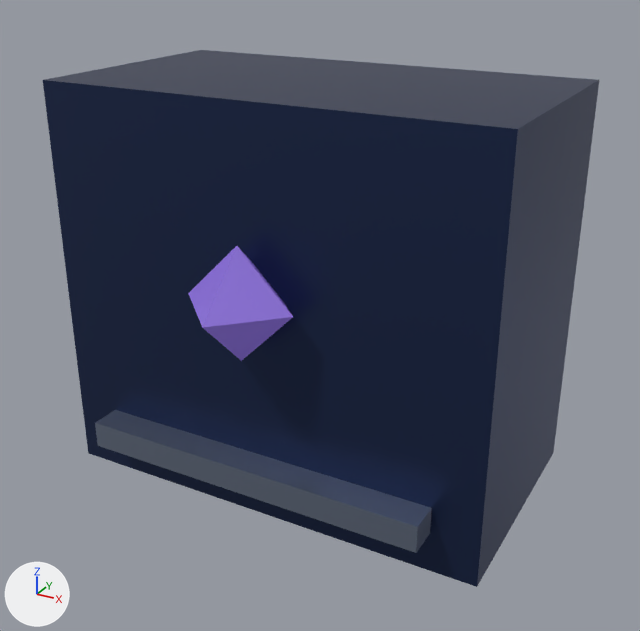
The glTF model src/client/dev_viewer/models/modular_heroes/mg_chest_base.glb as it was, and as the next commit left it.
Rendered twice from a 50 mm camera at (0.52, -0.948, 0.428) aimed at (0.016, -0.032, -0.031). Every picture has the same lights, and +X, +Y and +Z are marked at lower left. The picture after the commit comes second. Where no turn or scale is listed for an object, it has been applied to the vertices. Vertices at exactly the same position are counted once.

Objects in the first picture: 'chest_gem', 'chest_plate', 'chest_trim'.
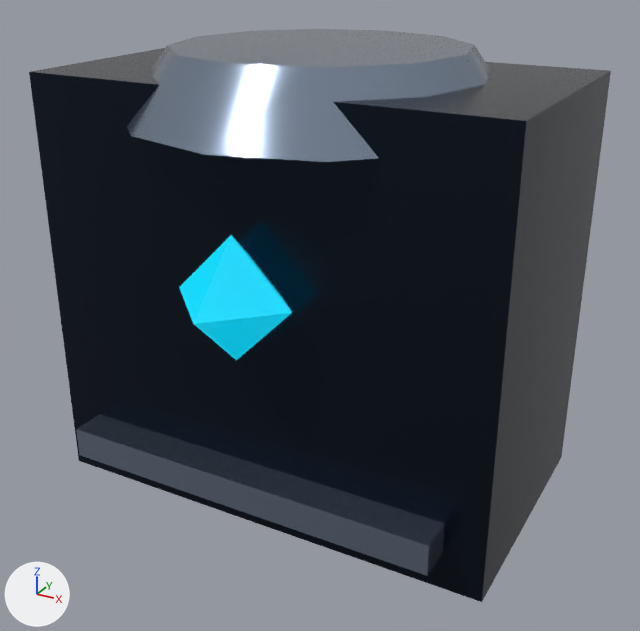
What differs and where, as boxes [x1, y1, x2, y2] in the pictures (640 x 631 px):
'chest_plate', recoloured, surface changed, reshaped
    before: [43, 50, 599, 587]
    after: [29, 48, 611, 602]
'chest_gorget', added
    after: [127, 29, 491, 162]
'chest_trim', surface changed, rescaled (9% wider, 13% taller)
    before: [95, 410, 432, 553]
    after: [76, 414, 445, 576]
'chest_gem', recoloured, surface changed, moved, rescaled (8% wider, 9% taller)
    before: [188, 246, 293, 361]
    after: [179, 235, 292, 360]

Edits to the bpy script that builds the scene:
```text
Change mat_material_0:
    mat_material_0.base_color: (0.0212, 0.0382, 0.109) -> (0.0137, 0.0222, 0.0382)  # dark blue #28375d -> dark blue #1f2937
    mat_material_0.roughness: 0.38 -> 0.24
Change mat_material_1:
    mat_material_1.metallic: 0.8 -> 0.92
    mat_material_1.roughness: 0.28 -> 0.18
Change mat_material_2:
    mat_material_2.base_color: (0.262, 0.162, 0.694) -> (0.00182, 0.468, 0.658)  # purple #8c70d9 -> cyan #06b6d4
    mat_material_2.emission_color: (0.262, 0.162, 0.694) -> (0.00182, 0.468, 0.658)  # purple #8c70d9 -> cyan #06b6d4
    mat_material_2.emission_strength: 0.15 -> 0.8
Change me_mesh_0:
    used by ob_chest_plate; location = (0.0, 0.0, 0.0)
    remove me_mesh_0.from_pydata(...)  # 8 vertices, 12 faces; spans x -0.29..0.29, y -0.16..0.16, z -0.26..0.26
    add me_mesh_0.from_pydata(...)  # 8 vertices, 12 faces; spans x -0.3..0.3, y -0.17..0.17, z -0.27..0.27
    me_mesh_0 part 1
    me_mesh_0.vertices[0].co: (0.29, -0.16, 0.26) -> (0.3, -0.17, 0.27)  # pixel (517, 129) -> pixel (526, 120)
    me_mesh_0.vertices[1].co: (0.29, 0.16, 0.26) -> (0.3, 0.17, 0.27)  # pixel (599, 79) -> pixel (610, 70)
    me_mesh_0.vertices[2].co: (0.29, -0.16, -0.26) -> (0.3, -0.17, -0.27)  # pixel (476, 587) -> pixel (481, 602)
    me_mesh_0.vertices[3].co: (0.29, 0.16, -0.26) -> (0.3, 0.17, -0.27)  # pixel (553, 453) -> pixel (561, 457)
    me_mesh_0.vertices[4].co: (-0.29, 0.16, 0.26) -> (-0.3, 0.17, 0.27)  # pixel (201, 49) -> not seen
    me_mesh_0.vertices[5].co: (-0.29, -0.16, 0.26) -> (-0.3, -0.17, 0.27)  # pixel (42, 79) -> pixel (29, 71)
    me_mesh_0.vertices[6].co: (-0.29, 0.16, -0.26) -> (-0.3, 0.17, -0.27)
    me_mesh_0.vertices[7].co: (-0.29, -0.16, -0.26) -> (-0.3, -0.17, -0.27)  # pixel (88, 453) -> pixel (78, 460)
Change me_mesh_1:
    used by ob_chest_trim; location = (0.0, -0.18, -0.19)
    remove me_mesh_1.from_pydata(...)  # 8 vertices, 12 faces; spans x -0.23..0.23, y -0.02..0.02, z -0.018..0.018
    add me_mesh_1.from_pydata(...)  # 8 vertices, 12 faces; spans x -0.25..0.25, y -0.025..0.025, z -0.02..0.02
    me_mesh_1 part 2: the whole mesh is scaled about its middle by (1.09, 1.25, 1.14)
Change me_mesh_2:
    used by ob_chest_gem; location = (0.0, -0.19, 0.04)
    remove me_mesh_2.from_pydata(...)  # 6 vertices, 8 faces; spans x -0.07..0.07, y -0.07..0.07, z -0.07..0.07
    add me_mesh_2.from_pydata(...)  # 6 vertices, 8 faces; spans x -0.075..0.075, y -0.075..0.075, z -0.075..0.075
    me_mesh_2 part 3: the whole mesh is scaled about its middle by 1.07
Add me_mesh_3:
    me_mesh_3.from_pydata(...)  # 28 vertices, 48 faces; spans x -0.24..0.24, y -0.24..0.24, z -0.04..0.04
    me_mesh_3.materials.append(mat_material_1)  # greyish blue #94a3b8
Change ob_chest_trim:
    ob_chest_trim.location: (0.0, -0.18, -0.19) -> (0.0, -0.19, -0.2)
Change ob_chest_gem:
    ob_chest_gem.location: (0.0, -0.19, 0.04) -> (0.0, -0.2, 0.05)
Add ob_chest_gorget:
    ob_chest_gorget = bpy.data.objects.new('chest_gorget', me_mesh_3)
    ob_chest_gorget.location = (0.0, 0.0, 0.26)
```
